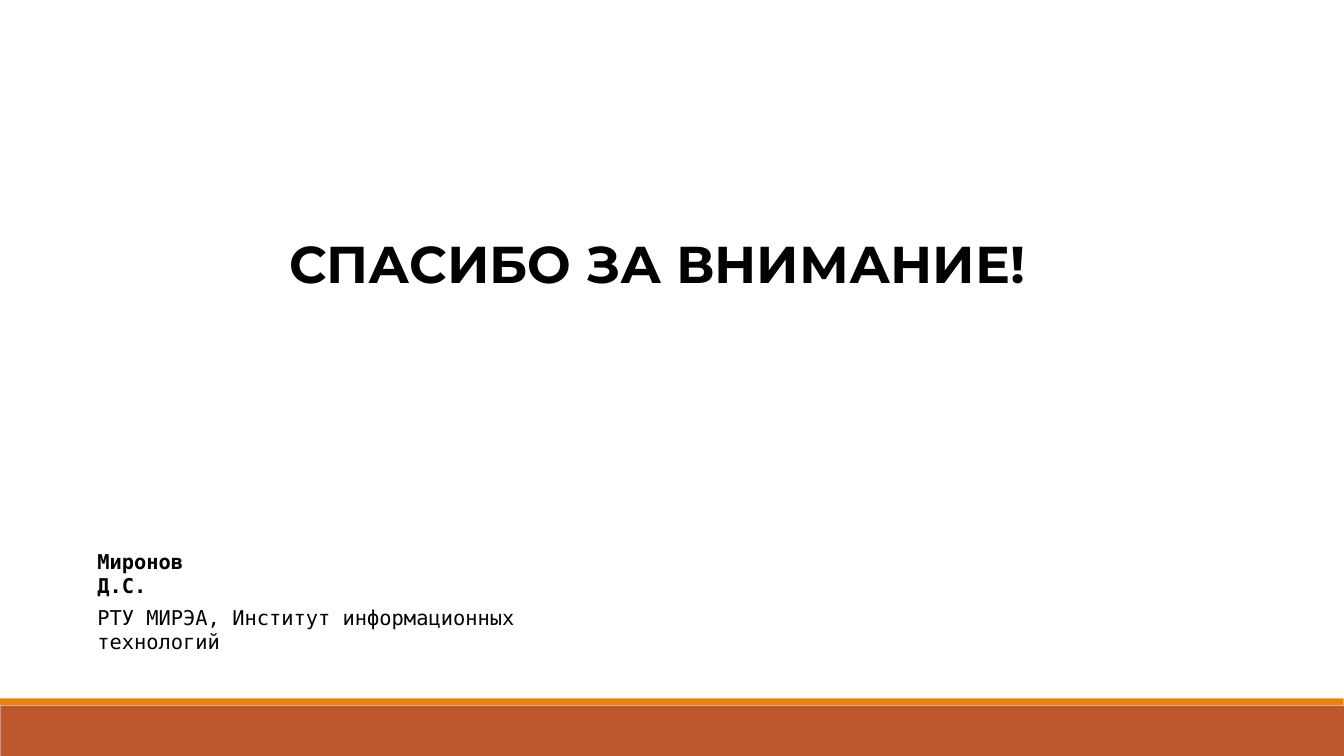
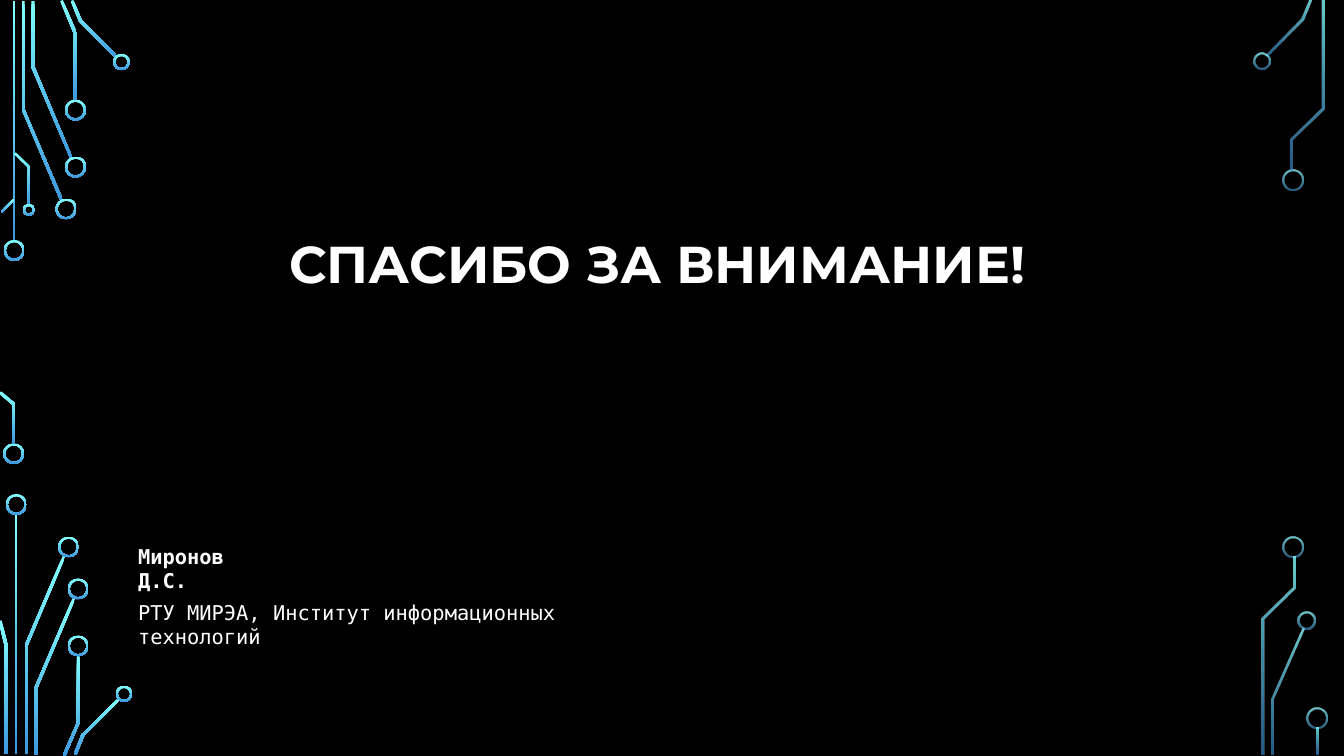
Before and after one commit to Raccoonn78/MagiCtr, a slide deck: slide 10 of Профессиональное ориентирование/создание системы для olap кубов.pptx. Drawn at 1344x756 pixels with LibreOffice and Linux fonts; fonts in the diff are those of the drawing; background and template pictures are left out. Boxes give left, top, right and bottom in pixels: in the first picture for what was removed or moved away, otherwise in the second. Text is boxed around its words. In the diff, an @@ line names an element or a change of style, - is before the commit and + after.

```diff
--- a/Профессиональное ориентирование/создание системы для olap кубов.pptx
+++ b/Профессиональное ориентирование/создание системы для olap кубов.pptx
@@ background #FFFFFF to picture (left out) @@
@@ text "Миронов Д.С.": place and size @@
-text "Миронов Д.С." at (97, 554, 183, 597)
+text "Миронов Д.С." at (138, 549, 224, 592)
@@ text colour #000000 to #FFFFFF in 3 elements at (289, 246, 1025, 284), (138, 549, 224, 592), (138, 604, 555, 645) @@
@@ text "РТУ МИРЭА, Институт информационных технологий": place and size @@
-text "РТУ МИРЭА, Институт информационных технологий" at (97, 609, 515, 650)
+text "РТУ МИРЭА, Институт информационных технологий" at (138, 604, 555, 645)
@@ rectangle removed at (0, 698, 1343, 705) @@
@@ rectangle removed at (1, 705, 1344, 755) @@
@@ group added at (0, 0, 1327, 756): 33 freeform shapes, 3 rectangles @@
```
Also in this commit, not shown: 9 other slides changed, 1 other file.
